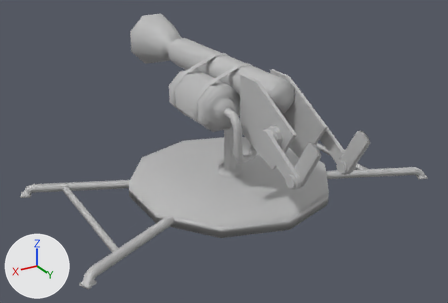
What one commit did to the FBX model RaiderRoad/Assets/Art/Models/Car Weapons/FlameThrower.fbx.
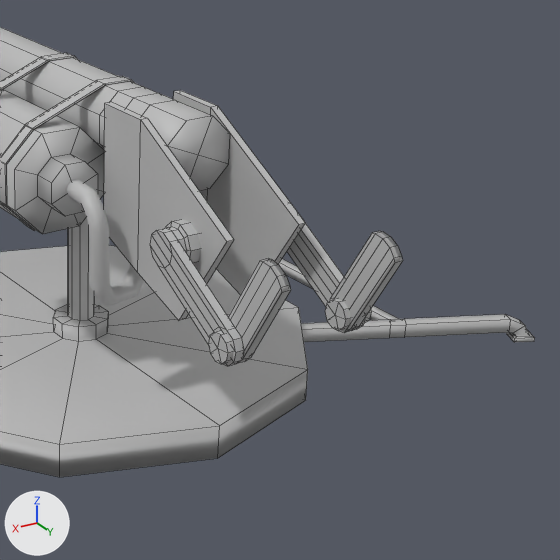
Each version is shown whole from a 50 mm camera at (2.458, 1.896, 1.393) aimed at (1.037, -0.472, 0.209), then close up on the part from 43% to 98% of the width and 10% to 90% of the height. Arrows for +X, +Y and +Z are at lower left; the lights stay in place. The close-ups show mesh edges as thin lines. Where no turn or scale is listed for an object, it has been applied to the vertices.

The first close-up shows 'Back_Strap', 'Base', 'Base_Connector', 'Body', 'Bolt_L', 'Bolt_R', 'Butt_L', 'Butt_R', 'Chord', 'Gas_Tank', 'Handle_L', 'Handle_R', 'Section1_L', 'Section1_R'.
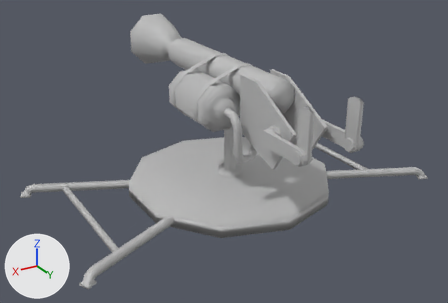
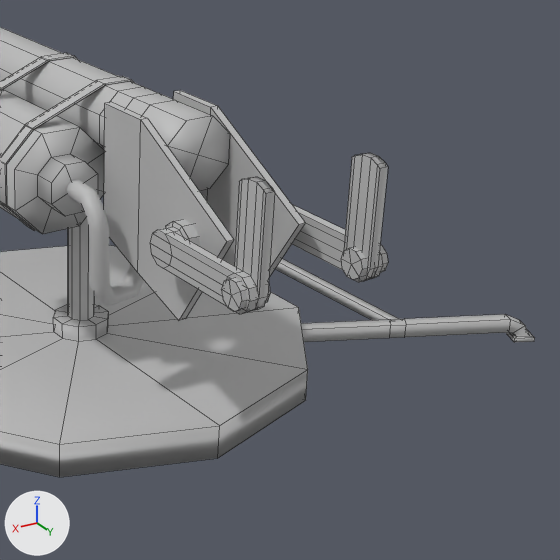
What the commit changed:
me_mesh_002 has 24 vertices, 22 faces and spans x 0.0..0.018, y -0.089..0.065, z -0.129..0.079.
me_mesh_002 is used by ob_handle_r; location (0.857, 0.243, 0.444).
me_mesh_002 part 1: the whole mesh is turned 29.4 degrees about the x axis through the mesh origin.
me_mesh_003 has 24 vertices, 22 faces and spans x 0.0..0.018, y -0.089..0.065, z -0.129..0.079.
me_mesh_003 is used by ob_handle_l; location (1.094, 0.243, 0.444).
me_mesh_003 part 4: the whole mesh is turned 29.4 degrees about the x axis through the mesh origin.
me_mesh_005 has 71 vertices, 69 faces and spans x -0.055..0.009, y 3.184..3.451, z -1.034..-0.849.
me_mesh_005 is used by ob_section1_l; location (1.121, -3.229, 1.35).
me_mesh_005 part 2: the whole mesh is turned 29.4 degrees about the x axis through its middle, then moved by (0.0, 0.036, 1.748).
me_mesh_001 has 71 vertices, 69 faces and spans x -0.032..0.032, y -0.134..0.133, z -0.09..0.095.
me_mesh_001 is used by ob_section1_r; location (0.878, 0.089, 0.406).
me_mesh_001 part 3: the whole mesh is turned 29.4 degrees about the x axis through the mesh origin.
Object 'Handle_R' (ob_handle_r) moves from (0.857, 0.243, 0.444) to (0.857, 0.219, 0.566).
Object 'Bolt_R' (ob_bolt_r) moves from (0.857, 0.188, 0.349) to (0.857, 0.218, 0.456).
Object 'Handle_L' (ob_handle_l) moves from (1.094, 0.243, 0.444) to (1.094, 0.219, 0.566).
Object 'Section1_L' (ob_section1_l) moves from (1.121, -3.229, 1.35) to (1.121, -3.252, -0.347).
Object 'Section1_R' (ob_section1_r) moves from (0.878, 0.089, 0.406) to (0.878, 0.103, 0.457).
Object 'Bolt_L' (ob_bolt_l) moves from (1.112, 0.188, 0.349) to (1.112, 0.218, 0.456).

Changed parts and their boxes (x1, y1, x2, y2) in the close-ups (560 x 560 px):
'Handle_R', mesh turned, moved: before (329, 231, 403, 333); after (344, 153, 388, 282)
'Section1_L', mesh turned, moved: before (150, 219, 244, 366); after (150, 219, 259, 314)
'Handle_L', mesh turned, moved: before (229, 258, 291, 364); after (234, 177, 275, 312)
'Section1_R', mesh turned, moved: before (287, 206, 366, 330); after (292, 205, 383, 280)
'Bolt_R', moved: before (325, 299, 371, 331); after (341, 244, 388, 280)
'Bolt_L', moved: before (208, 331, 233, 364); after (221, 277, 270, 312)
